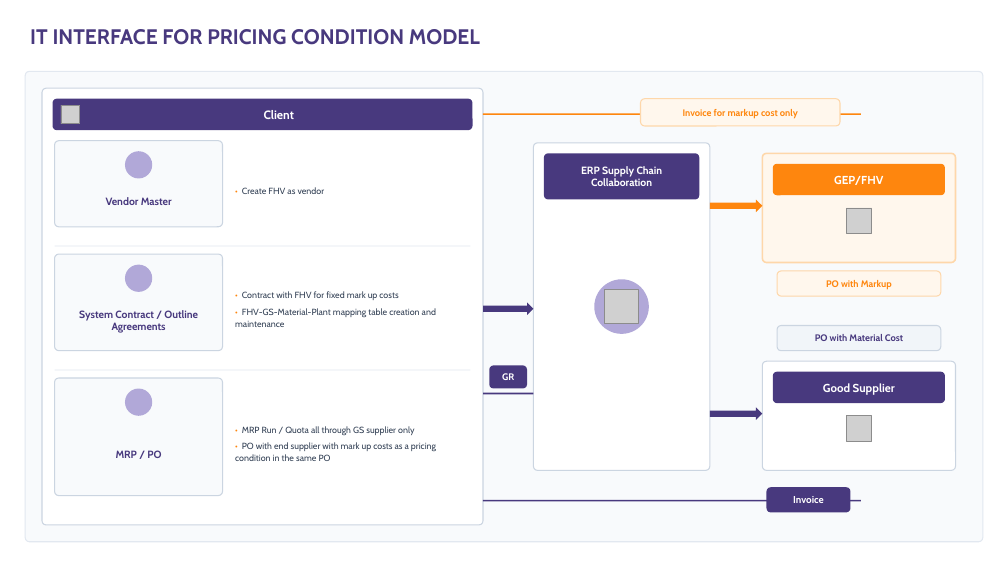
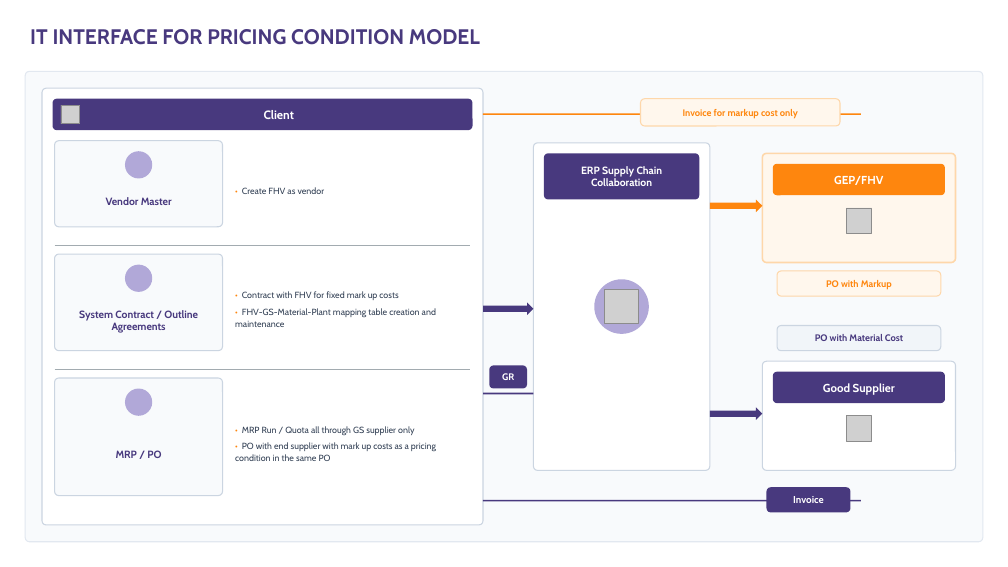
Before and after one commit to Yash-Jadhav-GD/AutoDesigner, a slide deck: slide 2 of AutoDesigner/Design tester new_formatted.pptx. Drawn at 1008x567 pixels with LibreOffice and Linux fonts; fonts in the diff are those of the drawing; grey boxes stand for pictures; background and template pictures are left out. Boxes give left, top, right and bottom in pixels: in the first picture for what was removed or moved away, otherwise in the second. Text is boxed around its words. In the diff, an @@ line names an element or a change of style, - is before the commit and + after.

```diff
--- a/AutoDesigner/Design tester new_formatted.pptx
+++ b/AutoDesigner/Design tester new_formatted.pptx
@@ rectangle removed at (x1=54, y1=246, x2=470, y2=247) @@
@@ line added from (54, 246) to (470, 246), #A2ABB0 0.5 pt @@
@@ rectangle removed at (x1=54, y1=370, x2=470, y2=371) @@
@@ line added from (54, 370) to (470, 370), #A2ABB0 0.5 pt @@
```
Also in this commit, not shown: 1 other slide changed, 5 other files.
